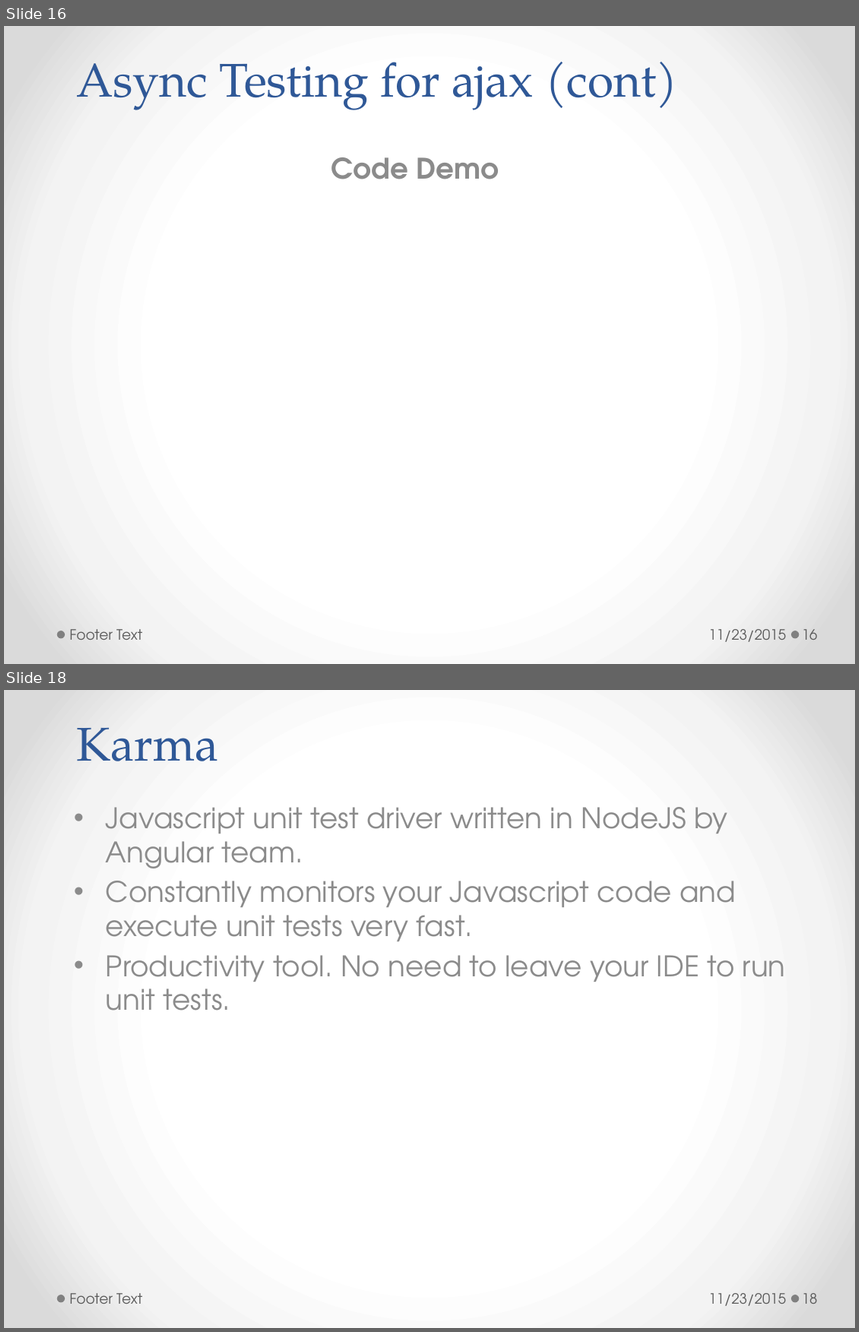
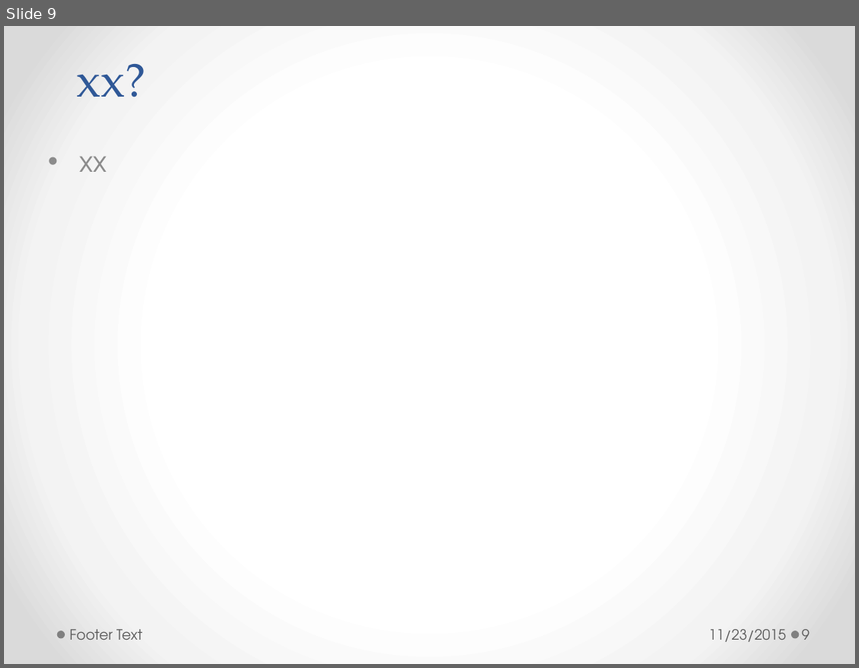
Before and after one commit to h-t-tran/work, a slide deck: brownbag/less/tech-presentation-less.pptx. Shown one above the other, each under a label of ours: slides 16 and 18 before the commit, slide 9 after it; the slides between them are not shown. The pictures are 859x1332 and 859x668 pixels, drawn with LibreOffice and Linux fonts; fonts in the diff are those of the drawing. Boxes give left, top, right and bottom in pixels: in the first picture for what was removed or moved away, otherwise in the second. Text is boxed around its words. In the diff, an @@ line names an element or a change of style, - is before the commit and + after.

```diff
--- a/brownbag/less/tech-presentation-less.pptx
+++ b/brownbag/less/tech-presentation-less.pptx
@@ slide 18 removed at (4,690,855,1328), background gradient #FFFFFF to #F4F4F4 to #DADADA; not listed: 2 template elements that a slide beside it also shows @@
@@ title removed at (76,727,218,761) @@
-Karma
@@ text removed at (106,807,786,1011) @@
-• Javascript unit test driver written in NodeJS by Angular team.
-• Constantly monitors your Javascript code and execute unit tests very fast.
-• Productivity tool. No need to leave your IDE to run unit tests.
@@ text removed at (69,1293,142,1304) @@
-Footer Text
@@ text removed at (709,1293,786,1306) @@
-11/23/2015
@@ page number removed at (802,1293,818,1304) @@
-18
@@ what was slide 16 is now slide 9 @@
@@ slide 9 changed as well @@
@@ title at (76,64,146,97): text changed @@
-Async Testing for ajax (cont)
+xx?
@@ subtitle added at (80,156,107,172), 24 pt, text #8C8C8C @@
+• xx
@@ text removed at (332,157,500,180) @@
-Code Demo
@@ page number at (802,629,810,640): text changed @@
-16
+9
```
Also in this commit, not shown: 2 other slides changed, 5 slides added, 16 other slides removed.
